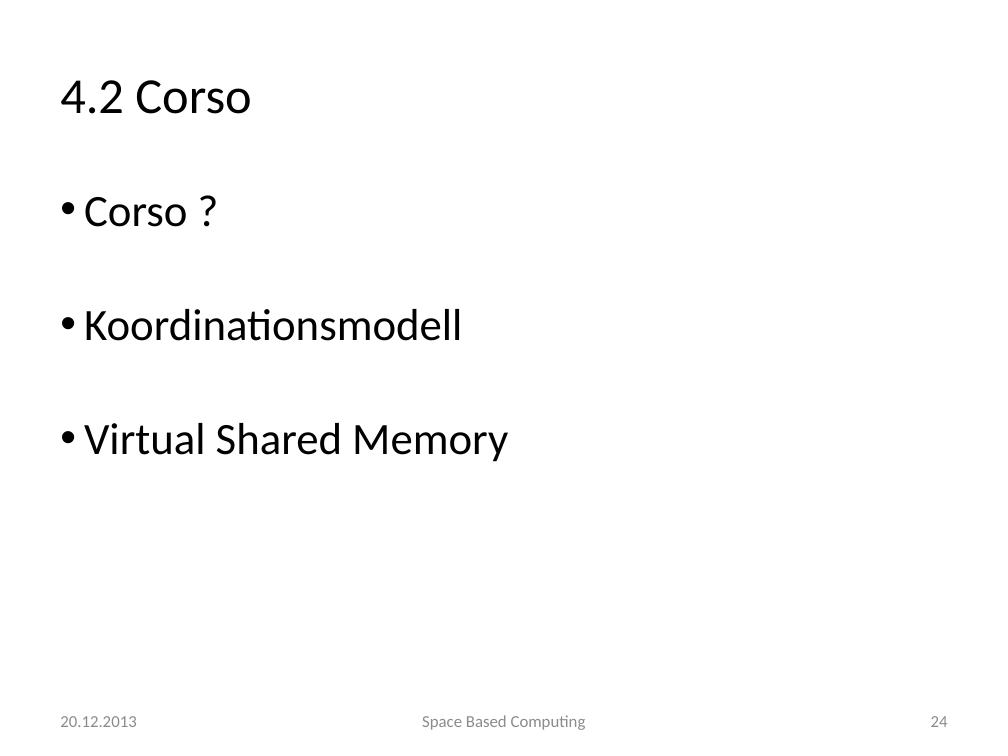
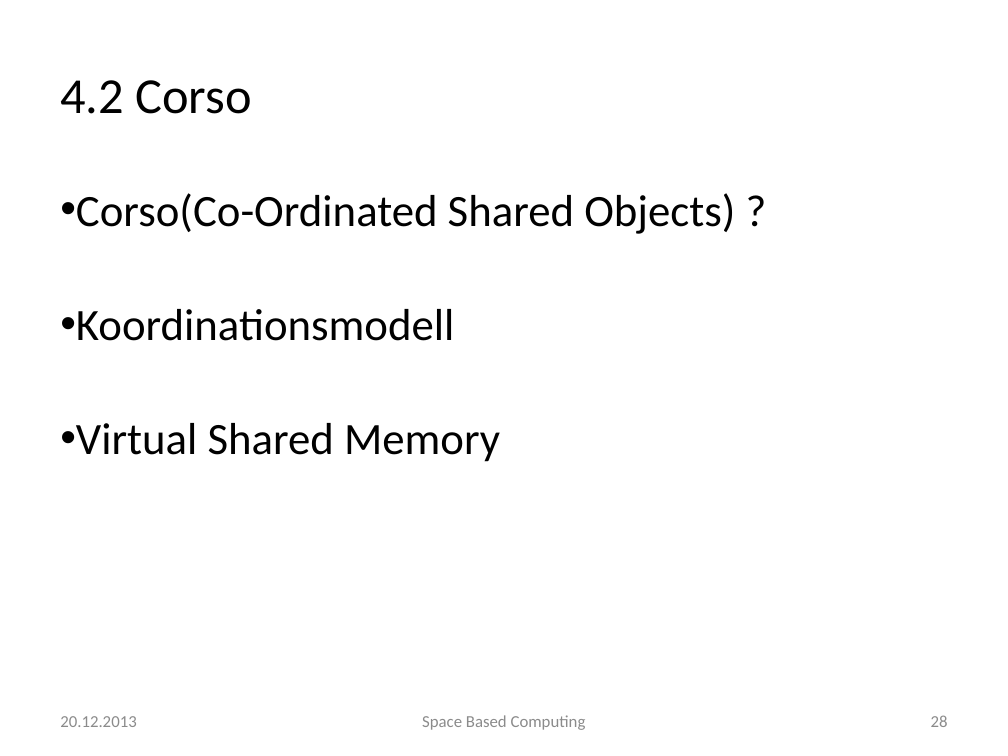
Before and after one commit to traxl/sbcAusarbeitung, a slide deck: slide 28 of Space Based Computing.pptx (slide 24 before the commit). Drawn at 1008x756 pixels with LibreOffice and Linux fonts; fonts in the diff are those of the drawing; background and template pictures are left out. Boxes give left, top, right and bottom in pixels: in the first picture for what was removed or moved away, otherwise in the second. Text is boxed around its words. In the diff, an @@ line names an element or a change of style, - is before the commit and + after.

```diff
--- a/Space Based Computing.pptx
+++ b/Space Based Computing.pptx
@@ text at bbox=[76, 193, 735, 234]: text changed @@
-• Corso ?
+• Corso(Co-Ordinated Shared Objects) ?
@@ page number at bbox=[931, 715, 948, 727]: text changed @@
-24
+28
```
Also in this commit, not shown: 11 other slides changed, 6 slides added, 2 other files.
